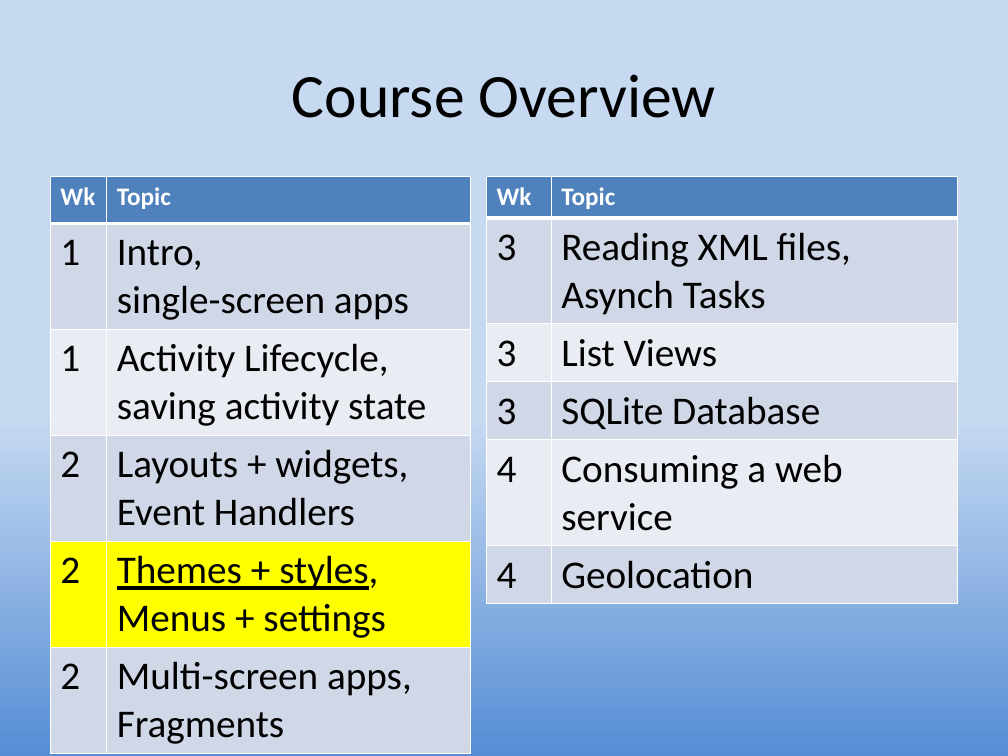
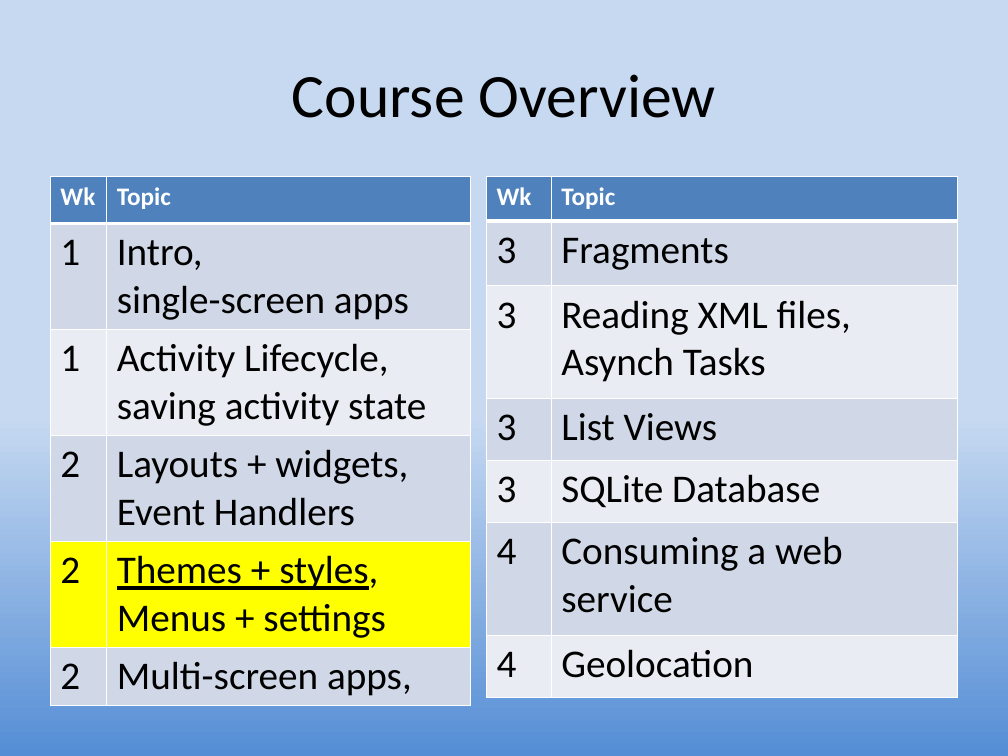
Before and after one commit to UO-CIS/CIS399Android-CourseMaterials, a slide deck: slide 2 of Notes and Slides/CIS399Wk2Day3a-Themes+Styles.pptx. Drawn at 1008x756 pixels with LibreOffice and Linux fonts; fonts in the diff are those of the drawing. Boxes give left, top, right and bottom in pixels: in the first picture for what was removed or moved away, otherwise in the second. Text is boxed around its words. In the diff, an @@ line names an element or a change of style, - is before the commit and + after.

```diff
--- a/Notes and Slides/CIS399Wk2Day3a-Themes+Styles.pptx
+++ b/Notes and Slides/CIS399Wk2Day3a-Themes+Styles.pptx
@@ table at (50, 176, 471, 700) @@
-row 6, column 2: Multi-screen apps, Fragments
+row 6, column 2: Multi-screen apps,
@@ table at (487, 176, 958, 698) @@
+row 2: 3 | Fragments
```
Also in this commit, not shown: 3 other slides changed, 7 other files.
